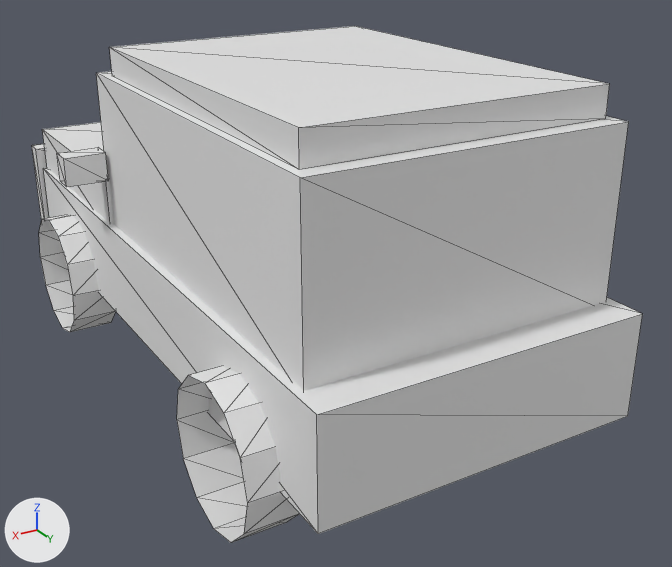
One commit to the OBJ model Assets/Models/Vehicle_4WD.obj: the scene before it, then after it.
Both versions are drawn from a 50 mm camera at (2.58, 4.97, 3.0) aimed at (-0.19, 0.35, 0.69). The lights are fixed; the arrows at lower left show +X, +Y and +Z. The picture after the commit comes second. Mesh edges are drawn as thin lines. Where no turn or scale is listed for an object, it has been applied to the vertices.

The first picture shows 'YemeniLandCruiser4WD'.
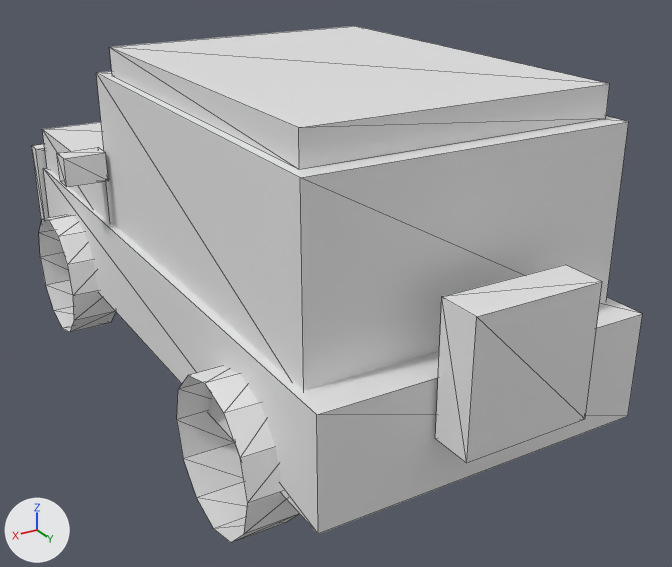
Changed parts and their boxes [x1, y1, x2, y2] in the pictures (672 x 567 px):
part 1 of me_yemenilandcruiser4wd, added
    after: [435, 265, 602, 463]

The change, as a list of edits to the scene's bpy script:
```text
Change me_yemenilandcruiser4wd:
    used by ob_yemenilandcruiser4wd; location = (0.0, 0.0, 0.0)
    remove me_yemenilandcruiser4wd.from_pydata(...)  # 152 vertices, 180 faces; spans x -1.18..1.18, y -2.25..2.1, z 0.0..2.12
    add me_yemenilandcruiser4wd.from_pydata(...)  # 168 vertices, 204 faces; spans x -1.18..1.18, y -2.25..2.35, z 0.0..2.12
    me_yemenilandcruiser4wd part 1: a new loose piece, a box spanning x -0.35..0.35, y 2.12..2.35, z 0.7..1.4
    other edits to the shape of me_yemenilandcruiser4wd do not show in these pictures
```
